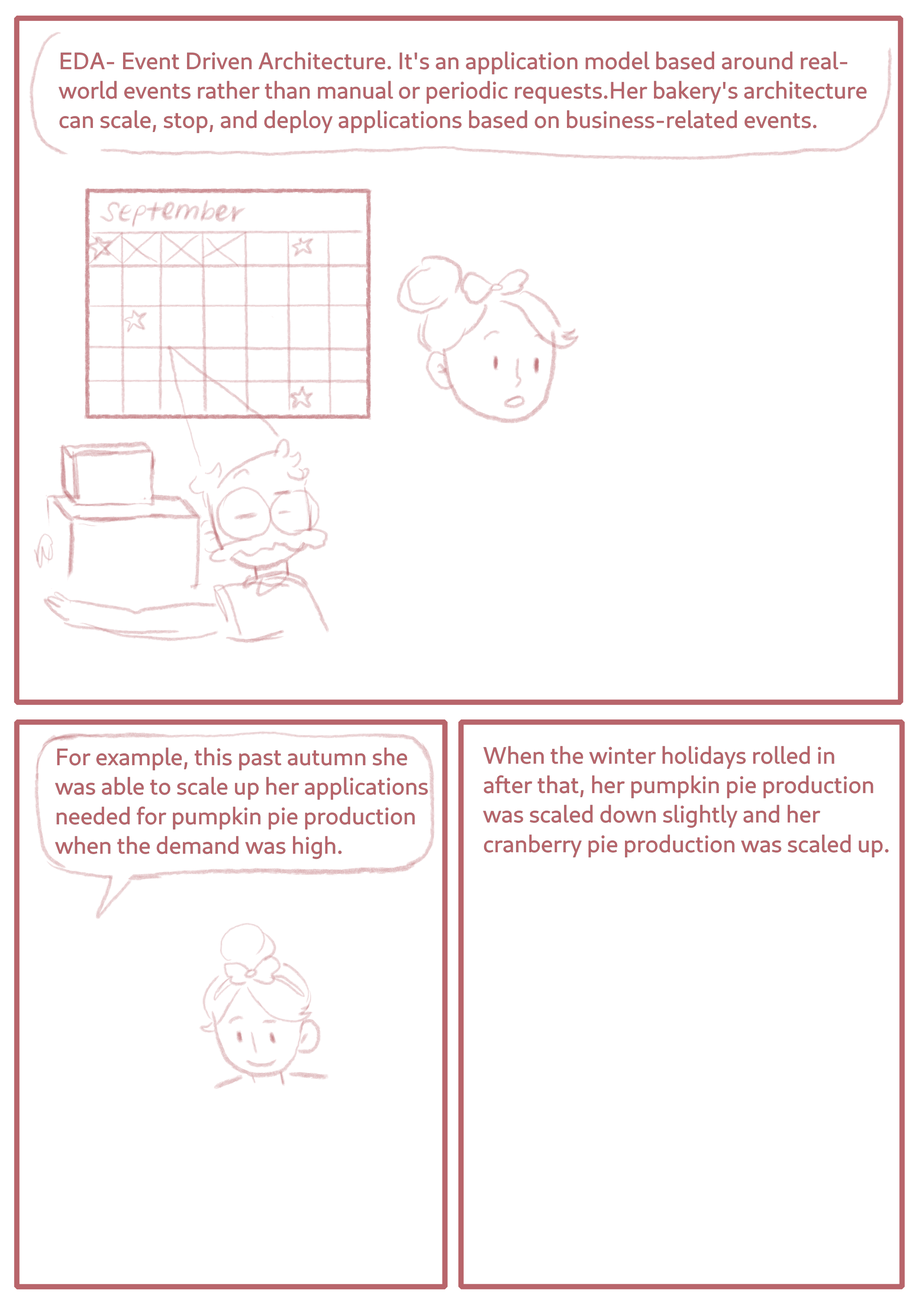
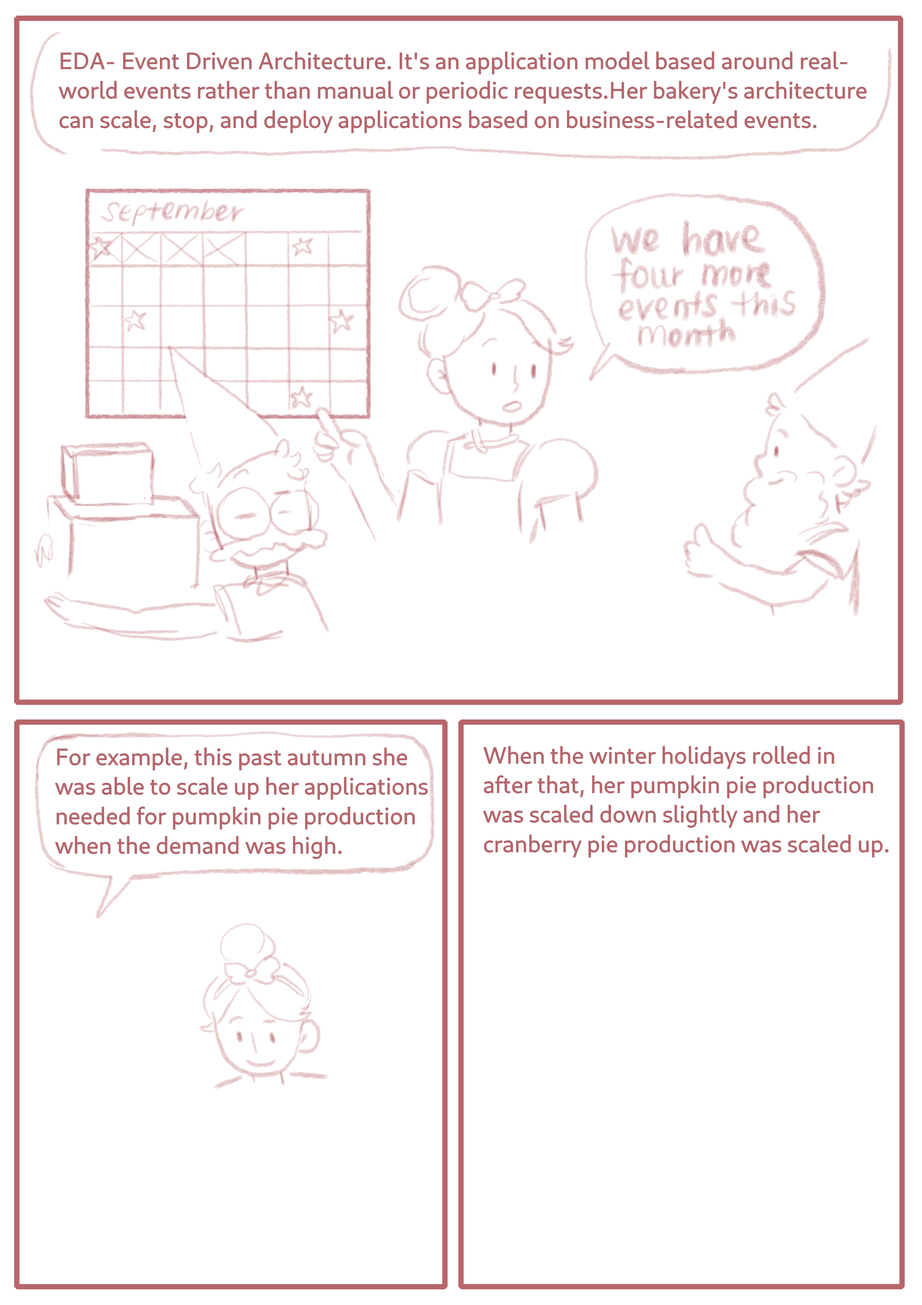
The second 922x1305 image is a revision of the first. Changes to its layers:
painted on "Layer 1" over [171, 192, 878, 617]
